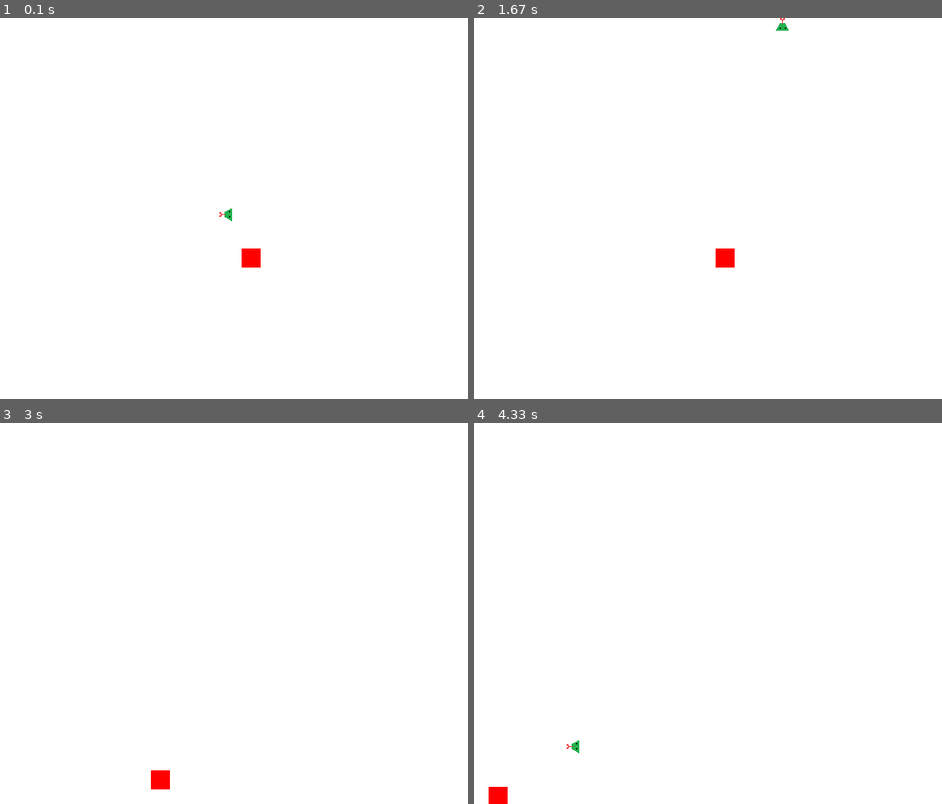
Above: before the commit, frames 1-4 (two rows, left to right).
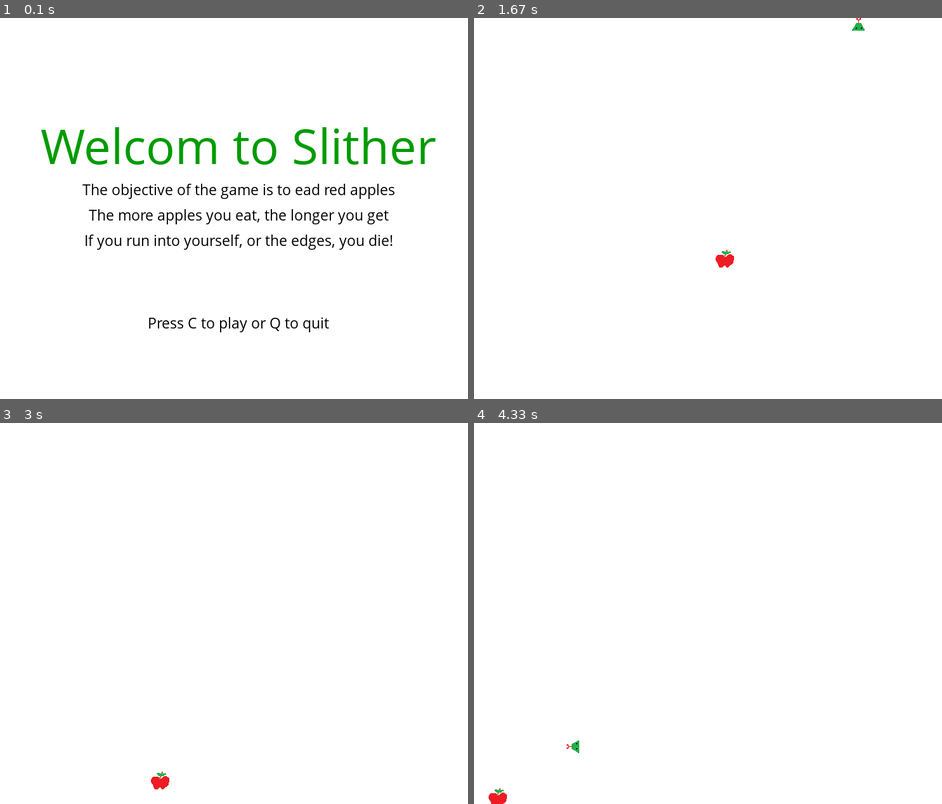
Above: after the commit, the same moments.

Repository: magizbox/pygame_build
Game: pygame game, started from main.py
The game is run twice, just before and just after one commit, with the same random seed, the same clock (stepped at 60 frames per second) and the same inputs.
Inputs:
- Up to frame 1 (0.1 s): no input
- Up to frame 2 (1.67 s): tap C at 0.33 s; hold Right 0.67-1.13 s; hold Up 1.17-1.47 s
- Up to frame 3 (3 s): hold C 2-2.53 s; hold Left from 2.57 s (still down)
- Up to frame 4 (4.33 s): release Left at 3.1 s; tap C at 3.47, 4.28 s; hold Down 3.8-4.1 s; hold Left from 4.13 s (still down)

The runs differ from the first frame. In frame 1, 4.7% of the frame differs, in the area x 8-94%, y 28-83%; in frame 2, 0.3%; in frame 3, 0.2%; in frame 4, 0.2%.

Commit message:
add apple

Diff:
--- a/main.py
+++ b/main.py
@@ -13,6 +13,7 @@
 display_height = 600
 
 img = pygame.image.load("head.png")
+appleimg = pygame.image.load("apple.png")
 
 FPS = 30
 block_size = 20
@@ -20,20 +21,54 @@
 gameDisplay = pygame.display.set_mode((display_width, display_height))
 pygame.display.set_caption("Slither")
 
-font = pygame.font.SysFont(None, 25)
+smallfont = pygame.font.SysFont("comicsansms", 25)
+medfont = pygame.font.SysFont("comicsansms", 50)
+largefont = pygame.font.SysFont("comicsansms", 80)
+
 clock = pygame.time.Clock()
-direction = "left"
 
-def text_objects(text, color):
+
+def text_objects(text, color, size="small"):
+    if size == "small":
+        font = smallfont
+    if size == "medium":
+        font = medfont
+    if size == "large":
+        font = largefont
     textSurface = font.render(text, True, color)
     return textSurface, textSurface.get_rect()
 
 
-def message_to_screen(msg, color, y_displace=0):
-    textSurf, textRect = text_objects(msg, color)
+def message_to_screen(msg, color, y_displace=0, size="small"):
+    textSurf, textRect = text_objects(msg, color, size)
     textRect.center = (display_width / 2), (display_height / 2) + y_displace
     # screen_text = font.render(msg, True, color)
     gameDisplay.blit(textSurf, textRect)
+
+
+def game_intro():
+    intro = True
+    while intro:
+
+        for event in pygame.event.get():
+            if event.type == pygame.QUIT:
+                pygame.quit()
+                quit()
+
+            if event.type == pygame.KEYDOWN:
+                if  event.key == pygame.K_c:
+                    intro = False
+                if event.key == pygame.K_q:
+                    pygame.quit()
+                    quit()
+        gameDisplay.fill(white)
+        message_to_screen("Welcom to Slither", green, -100, "large")
+        message_to_screen("The objective of the game is to ead red apples", black, -30)
+        message_to_screen("The more apples you eat, the longer you get", black, 10)
+        message_to_screen("If you run into yourself, or the edges, you die!", black, 50)
+        message_to_screen("Press C to play or Q to quit", black, 180)
+        pygame.display.update()
+        clock.tick(15)
 
 
 def snake(block_size, snakelist):
@@ -52,6 +87,7 @@
 
 def gameLoop():
     global direction
+    direction = "left"
     gameExit = False
     gameOver = False
 
@@ -67,8 +103,8 @@
     while not gameExit:
         while gameOver:
             gameDisplay.fill(white)
-            message_to_screen("Game over", red, -50)
-            message_to_screen("Press C to play again or Q to quit", black)
+            message_to_screen("Game over", red, -80, size="large")
+            message_to_screen("Press C to play again or Q to quit", black, size="medium")
             pygame.display.update()
 
             for event in pygame.event.get():
@@ -110,7 +146,8 @@
         gameDisplay.fill(white)
 
         AppleThickness = 30
-        pygame.draw.rect(gameDisplay, red, [randAppleX, randAppleY, AppleThickness, AppleThickness])
+        # pygame.draw.rect(gameDisplay, red, [randAppleX, randAppleY, AppleThickness, AppleThickness])
+        gameDisplay.blit(appleimg, (randAppleX, randAppleY))
 
         snakeHead = [lead_x, lead_y]
         snakeList.append(snakeHead)
@@ -138,6 +175,7 @@
         clock.tick(FPS)
 
 
+game_intro()
 gameLoop()
 pygame.quit()
 quit()
Binary file added: apple.png
